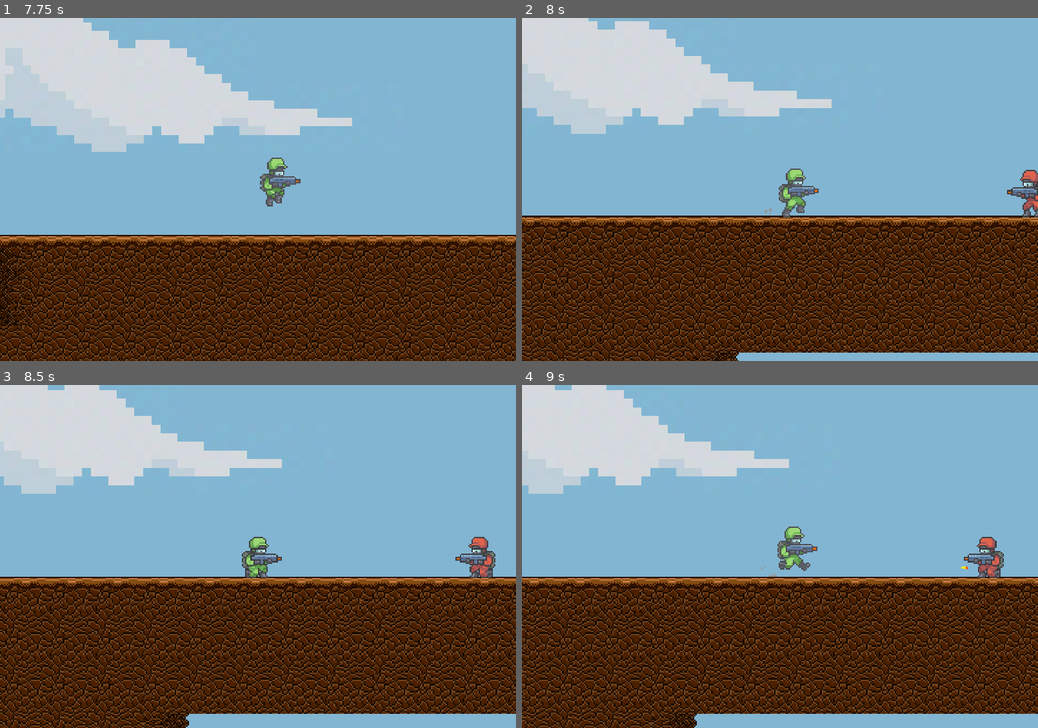
Above: before the commit, frames 1-4 (two rows, left to right).
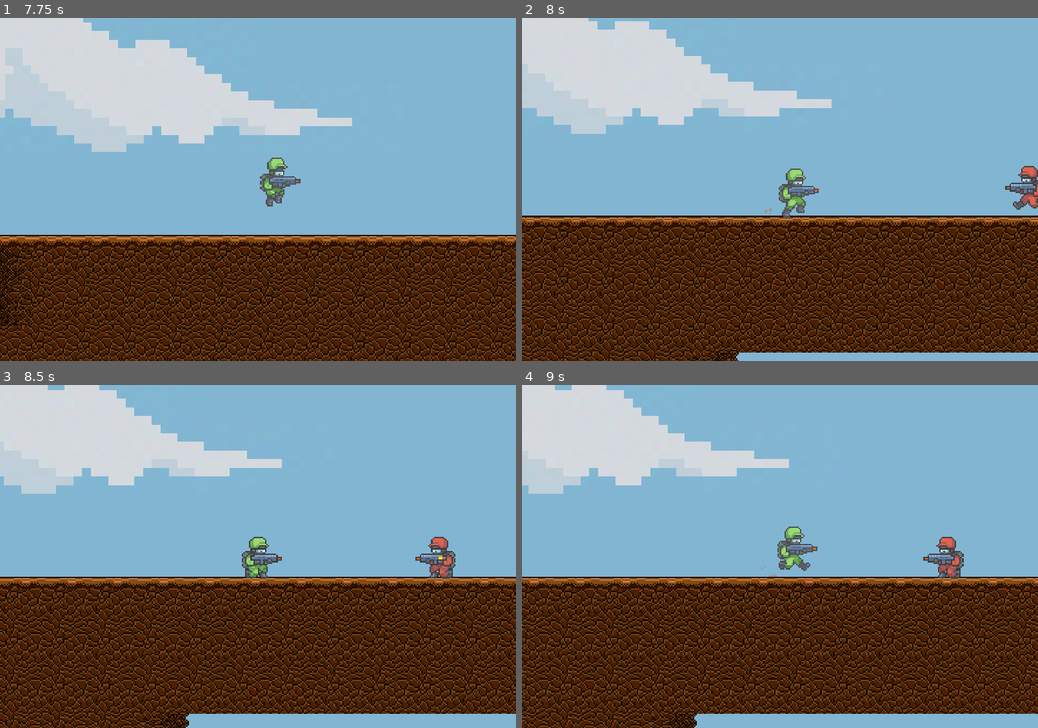
Above: after the commit, the same moments.

Repository: code-rizzard/TeamGunner
Game: Godot game, scene res://main.tscn
The game is run twice, just before and just after one commit, with the same random seed, the same clock (stepped at 60 frames per second) and the same inputs.
Inputs (mouse positions are in pixels of both pictures, inside the frame that each line leads up to):
- Up to frame 1 (7.75 s): move the mouse to (371, 172) at 0.52 s; hold D (move_right) 0.53-2.03 s; click (371, 172) at 0.6 s; tap Space (jump) at 0.77, 1.52, 3.02, 3.77, 4.52, 6.02, 6.77, 7.52 s; move the mouse to (154, 206) at 1.27 s; tap S (crouch) at 1.35, 5.85 s; click (154, 206) at 1.55 s; move the mouse to (309, 114) at 2.02 s; hold A (move_left) 2.03-2.78 s; click (309, 114) at 2.1 s; move the mouse to (232, 258) at 2.77 s; hold D (move_right) 2.78-4.28 s; click (232, 258) at 2.85 s; move the mouse to (412, 240) at 3.52 s; hold S (crouch) 3.53-4.28 s; click (412, 240) at 3.8 s; move the mouse to (103, 138) at 4.27 s; hold A (move_left) 4.28-5.03 s; click (103, 138) at 4.35 s; move the mouse to (283, 189) at 5.02 s; hold D (move_right) 5.03-5.78 s; click (283, 189) at 5.1 s; move the mouse to (180, 103) at 5.77 s; hold A (move_left) 5.78-7.28 s; click (180, 103) at 6.05 s; move the mouse to (371, 172) at 6.52 s; click (371, 172) at 6.6 s; move the mouse to (154, 206) at 7.27 s; hold D (move_right) from 7.28 s (still down); click (154, 206) at 7.35 s
- Up to frame 2 (8 s): keep holding D (move_right)
- Up to frame 3 (8.5 s): keep holding D (move_right); move the mouse to (309, 481) at 8.02 s; hold S (crouch) from 8.03 s (still down); click (309, 481) at 8.3 s
- Up to frame 4 (9 s): keep holding D (move_right); tap Enter at 8.75 s; move the mouse to (754, 625) at 8.77 s; release S (crouch) at 8.78 s; click (754, 625) at 8.85 s

Frame 1 is identical in both runs. In frame 2, 0.5% of the frame differs, in the area x 93-100%, y 43-59%; in frame 3, 1.1%; in frame 4, 1.1%, in the area x 77-94%, y 44-57%.

Commit message:
Adjusted the shooting behavior of ai - enemy will now shoot closer than before

Diff:
--- a/src/mobs/enemies/red/red_enemy.tscn
+++ b/src/mobs/enemies/red/red_enemy.tscn
@@ -281,19 +281,21 @@
 offset_bottom = -14.0
 text = "sadf"
 
-[node name="FallState" type="Node" parent="StateMachine" node_paths=PackedStringArray("idle_state", "fall_state", "shoot_state", "death_state")]
+[node name="FallState" type="Node" parent="StateMachine" node_paths=PackedStringArray("idle_state", "fall_state", "shoot_state", "death_state", "walk_state")]
 script = ExtResource("8_m5h34")
 idle_state = NodePath("../Idle")
 fall_state = NodePath(".")
 shoot_state = NodePath("../ShootState")
 death_state = NodePath("../DeathState")
-
-[node name="Idle" type="Node" parent="StateMachine" node_paths=PackedStringArray("wander_state", "fall_state", "shoot_state", "death_state")]
+walk_state = NodePath("../WanderState")
+
+[node name="Idle" type="Node" parent="StateMachine" node_paths=PackedStringArray("wander_state", "fall_state", "shoot_state", "death_state", "walk_state")]
 script = ExtResource("8_6p1n5")
 wander_state = NodePath("../WanderState")
 fall_state = NodePath("../FallState")
 shoot_state = NodePath("../ShootState")
 death_state = NodePath("../DeathState")
+walk_state = NodePath("../WanderState")
 
 [node name="WanderState" type="Node" parent="StateMachine" node_paths=PackedStringArray("idle_state", "left_cliff_detector", "right_cliff_detector", "shoot_state", "death_state")]
 script = ExtResource("10_8amvk")
@@ -304,10 +306,11 @@
 shoot_state = NodePath("../ShootState")
 death_state = NodePath("../DeathState")
 
-[node name="ShootState" type="Node" parent="StateMachine" node_paths=PackedStringArray("idle_state", "death_state")]
+[node name="ShootState" type="Node" parent="StateMachine" node_paths=PackedStringArray("idle_state", "death_state", "walk_state")]
 script = ExtResource("13_cd67h")
 idle_state = NodePath("../Idle")
 death_state = NodePath("../DeathState")
+walk_state = NodePath("../WanderState")
 
 [node name="DeathState" type="Node" parent="StateMachine"]
 script = ExtResource("16_sl5hi")
--- a/src/mobs/enemies/red/states/base_state.gd
+++ b/src/mobs/enemies/red/states/base_state.gd
@@ -2,6 +2,7 @@
 
 @export var shoot_state : State
 @export var death_state : State
+@export var walk_state : State
 @onready var parent : CharacterBody2D
 
 func _on_ready():
@@ -30,8 +31,10 @@
 	if not parent.is_on_floor():
 		parent.velocity.y += parent.gravity * delta
 	if parent.target != null:
-		var x = sign(parent.target.global_position.x - parent.global_position.x)
-		if x != parent.look_direction:
+		var x = parent.target.global_position.x - parent.global_position.x
+		if sign(x) != parent.look_direction:
 			parent.anim_player.flip_h = !parent.anim_player.flip_h
+		if abs(x) > 32.0 * 4:
+			return walk_state
 		return shoot_state
 	return null
--- a/src/mobs/enemies/red/states/shoot_state.gd
+++ b/src/mobs/enemies/red/states/shoot_state.gd
@@ -31,7 +31,7 @@
 		return idle_state
 	var dist : Vector2 = abs(parent.target.global_position - parent.global_position)
 
-	if dist.x >= 5.5 * 32:
+	if dist.x >= 5 * 32:
 		parent.set_target(null)
 		return idle_state
 
